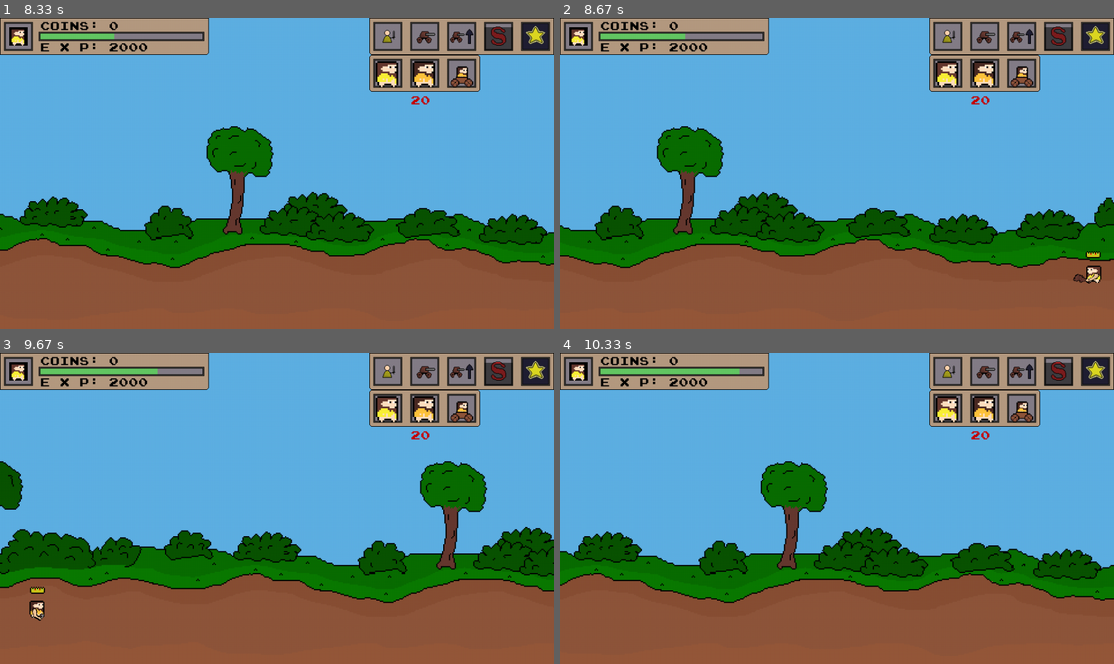
Above: before the commit, frames 1-4 (two rows, left to right).
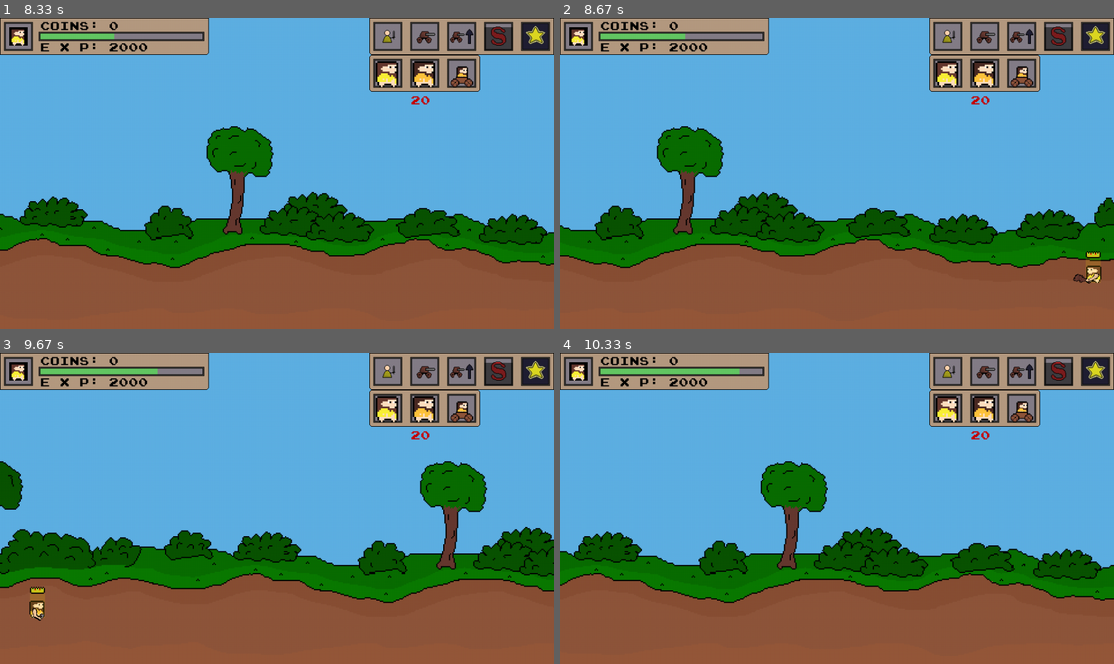
Above: after the commit, the same moments.

Repository: de-dust-enjoyer/age_of_pixel_pygame
Game: pygame game, started from main.py
Two runs of this game, one before a commit and one after it. Both use one fixed random seed, a clock stepped at 60 frames per second and the inputs below.
Inputs (mouse positions are in pixels of both pictures, inside the frame that each line leads up to):
- Up to frame 1 (8.33 s): click (426, 36) at 0.38 s; click (387, 36) at 0.72 s; click (426, 73) at 1.05 s; hold Right 1.33-1.8 s; tap 1 at 1.48, 3.05, 4.65, 6.22, 7.82 s; hold Right 1.83-2.3 s; hold Left 2.33-2.87 s; tap 3 at 2.48, 4.15, 5.65, 7.32 s; hold Left 2.9-3.3 s; hold Right 3.33-3.97 s; tap 2 at 3.48, 5.15, 6.65, 8.32 s; hold Left 4-4.47 s; hold Right 4.5-4.97 s; hold Right 5-5.47 s; hold Left 5.5-6.03 s; hold Left 6.07-6.47 s; hold Right 6.5-7.13 s; hold Left 7.17-7.63 s; hold Right 7.67-8.13 s; hold Right from 8.17 s (still down)
- Up to frame 2 (8.67 s): release Right at 8.63 s
- Up to frame 3 (9.67 s): hold Left 8.67-9.2 s; tap 3 at 8.82 s; hold Left 9.23-9.63 s; tap 1 at 9.38 s
- Up to frame 4 (10.33 s): hold Right 9.67-10.3 s; tap 2 at 9.82 s

Frame 1 is identical in both runs. In frame 2, less than 0.1% of the frame differs, in the area x 94-98%, y 77-86%; in frame 3, less than 0.1%; in frame 4, nothing differs.

Commit message:
finnished the buffed-crown-animation

Diff:
--- a/main.py
+++ b/main.py
@@ -2484,6 +2484,11 @@
 					self.crown_rect.center = (self.unit_rect.center[0], self.unit_rect.topleft[1] + 30 + self.crown_y_offset)
 				elif self.id == 3:
 					self.crown_rect.center = (self.unit_rect.center[0], self.unit_rect.topleft[1] + self.crown_y_offset)
+
+
+				game.draw_transparent_rect((self.crown_rect.width, game.FLOOR_LEVEL - self.crown_rect.bottom), (255,215,0), 40, self.crown_rect.bottomleft)
+
+
 				if self.crown_animation_state == 0:
 					game.screen.blit(self.crown_frame1, self.crown_rect)
 				elif self.crown_animation_state == 1:
